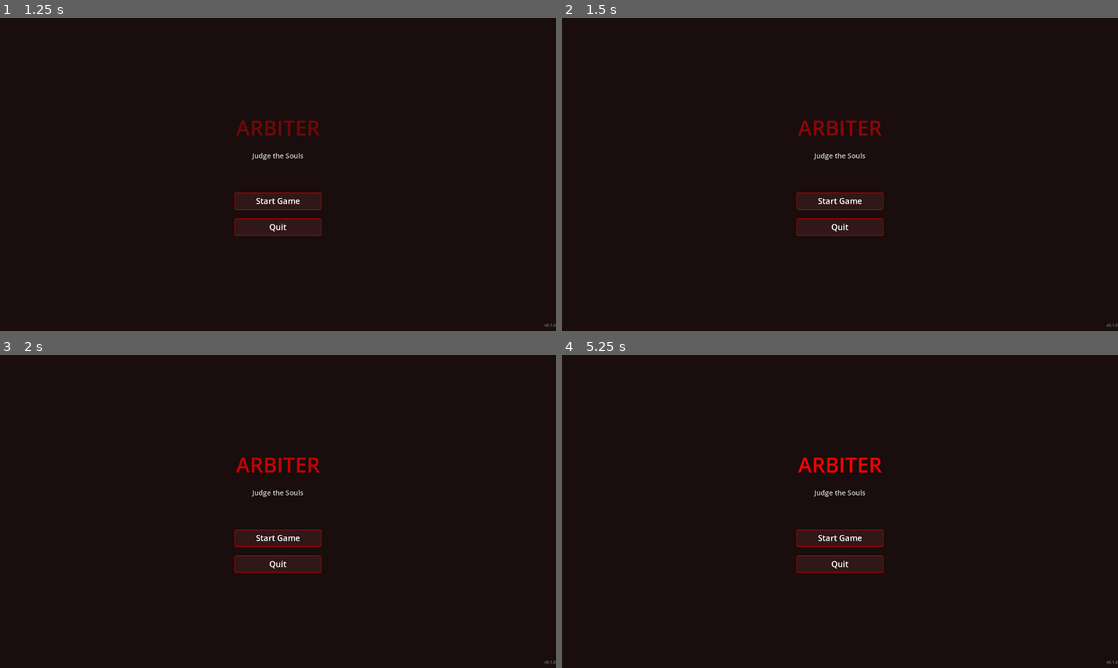
Above: before the commit, frames 1-4 (two rows, left to right).
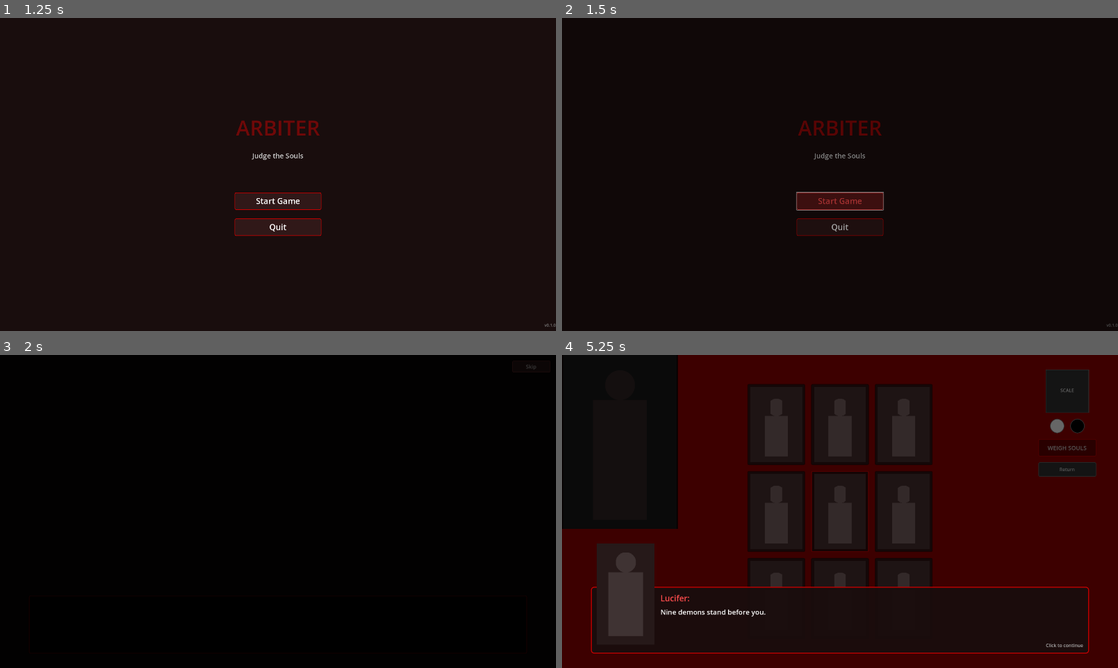
Above: after the commit, the same moments.

Repository: Amoniethian/Arbiter_godot
Game: Godot game, scene res://scenes/main.tscn
Two runs of this game, one before a commit and one after it. Both use one fixed random seed, a clock stepped at 60 frames per second and the inputs below.
Inputs (mouse positions are in pixels of both pictures, inside the frame that each line leads up to):
- Up to frame 1 (1.25 s): tap Enter at 0.5, 0.6 s; move the mouse to (400, 158) at 0.52 s; click (400, 158) at 0.67 s; tap Space at 0.77 s
- Up to frame 2 (1.5 s): click "Start Game" at 1.25 s
- Up to frame 3 (2 s): no input
- Up to frame 4 (5.25 s): click (840, 536) at 2 s, where only the run before the commit has a clickable "Start Game"; click (1095, 367) at 2.75 s, where only the run after the commit has a clickable "Skip"; click (778, 423) at 3.52 s; click (1067, 448) at 4.25 s, where only the run after the commit has a clickable "WEIGH SOULS"; click (778, 423) at 5.02 s

Frame 1 is identical in both runs. In frame 2, 0.8% of the frame differs, in the area x 42-100%, y 32-99%; in frame 3, 18%; in frame 4, 54%, in the area x 0-100%, y 0-100%.

Commit message:
fix: Add mouse_filter=IGNORE to overlay ColorRects to fix button clicks
The overlay ColorRects (backgrounds, transitions) were blocking mouse input
from reaching the buttons even when transparent. Set mouse_filter = 2 (IGNORE)
on all background/overlay ColorRect nodes.

https://claude.ai/code/session_01LrXhrRsjZNbqAMwmqiLSmU

Diff:
--- a/scenes/character_detail.tscn
+++ b/scenes/character_detail.tscn
@@ -18,6 +18,7 @@
 anchor_bottom = 1.0
 grow_horizontal = 2
 grow_vertical = 2
+mouse_filter = 2
 color = Color(0, 0, 0, 1)
 
 [node name="LeftPanel" type="Panel" parent="."]
--- a/scenes/ending_screen.tscn
+++ b/scenes/ending_screen.tscn
@@ -18,6 +18,7 @@
 anchor_bottom = 1.0
 grow_horizontal = 2
 grow_vertical = 2
+mouse_filter = 2
 color = Color(0, 0, 0, 1)
 
 [node name="Title" type="Label" parent="."]
--- a/scenes/level.tscn
+++ b/scenes/level.tscn
@@ -29,6 +29,7 @@
 anchor_bottom = 1.0
 grow_horizontal = 2
 grow_vertical = 2
+mouse_filter = 2
 color = Color(0.6, 0, 0, 1)
 
 [node name="LuciferArea" type="Panel" parent="."]
--- a/scenes/main.tscn
+++ b/scenes/main.tscn
@@ -21,4 +21,5 @@
 anchor_bottom = 1.0
 grow_horizontal = 2
 grow_vertical = 2
+mouse_filter = 2
 color = Color(0, 0, 0, 1)
--- a/scenes/story_screen.tscn
+++ b/scenes/story_screen.tscn
@@ -28,6 +28,7 @@
 anchor_bottom = 1.0
 grow_horizontal = 2
 grow_vertical = 2
+mouse_filter = 2
 color = Color(0.05, 0.02, 0.02, 1)
 
 [node name="Overlay" type="ColorRect" parent="."]
@@ -37,6 +38,7 @@
 anchor_bottom = 1.0
 grow_horizontal = 2
 grow_vertical = 2
+mouse_filter = 2
 color = Color(0, 0, 0, 0.5)
 
 [node name="TextContainer" type="PanelContainer" parent="."]
--- a/scenes/title_screen.tscn
+++ b/scenes/title_screen.tscn
@@ -28,6 +28,7 @@
 anchor_bottom = 1.0
 grow_horizontal = 2
 grow_vertical = 2
+mouse_filter = 2
 color = Color(0.1, 0.05, 0.05, 1)
 
 [node name="VBox" type="VBoxContainer" parent="."]
